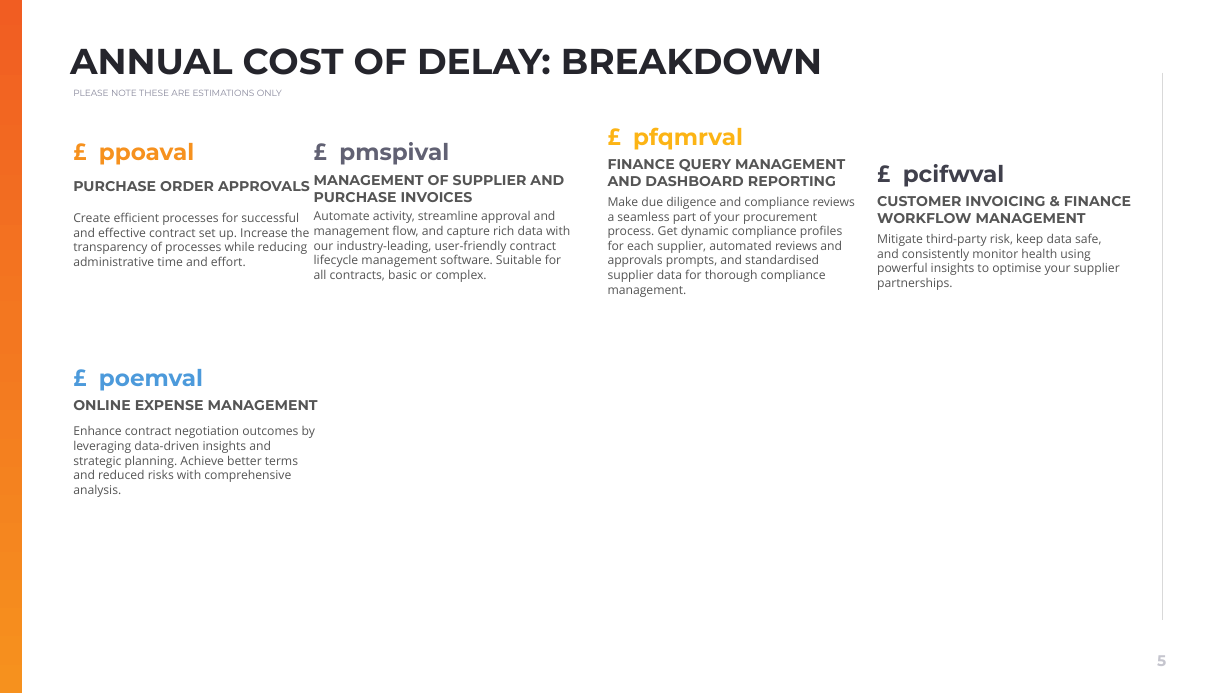
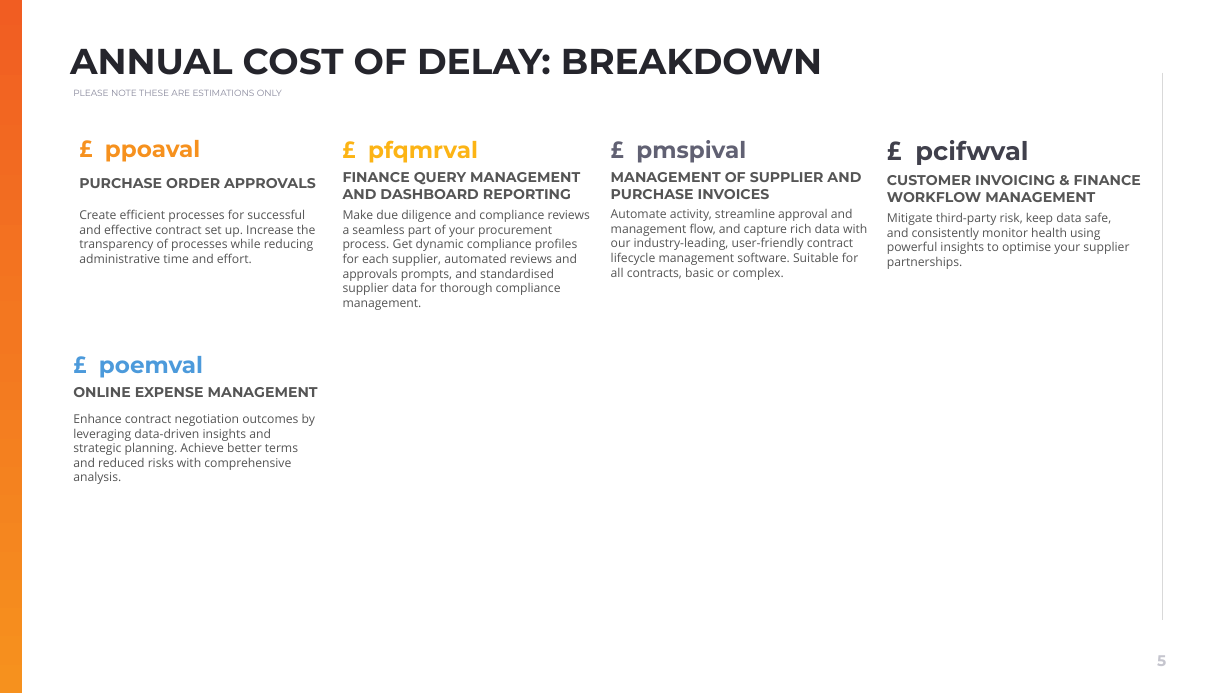
Before and after one commit to muratozdemirpiblo/ppt-api, a slide deck: slide 5 of client.pptx. Drawn at 1232x693 pixels with LibreOffice and Linux fonts; fonts in the diff are those of the drawing; background and template pictures are left out. Boxes give left, top, right and bottom in pixels: in the first picture for what was removed or moved away, otherwise in the second. Text is boxed around its words. In the diff, an @@ line names an element or a change of style, - is before the commit and + after.

```diff
--- a/client.pptx
+++ b/client.pptx
@@ text "£ pmspival" moved from (x1=339, y1=142, x2=449, y2=165) to (x1=636, y1=140, x2=746, y2=163) @@
@@ text "£ pcifwval" moved from (x1=903, y1=164, x2=1005, y2=187) to (x1=915, y1=140, x2=1028, y2=165) @@
@@ text "£ pcifwval" at (x1=915, y1=140, x2=1028, y2=165): size 18 to 20 pt @@
@@ 3 texts moved together from (x1=73, y1=143, x2=310, y2=266) to (x1=79, y1=140, x2=316, y2=263) @@
@@ text "MANAGEMENT OF SUPPLIER AND PURCHASE ..." moved from (x1=314, y1=175, x2=564, y2=202) to (x1=611, y1=172, x2=861, y2=199) @@
@@ text "CUSTOMER INVOICING & FINANCE WORKFLOW ..." moved from (x1=877, y1=196, x2=1131, y2=223) to (x1=887, y1=175, x2=1141, y2=202) @@
@@ 3 texts moved together from (x1=608, y1=127, x2=855, y2=297) to (x1=343, y1=140, x2=590, y2=310) @@
@@ text "Automate activity, streamline approval and ..." moved from (x1=314, y1=211, x2=570, y2=282) to (x1=611, y1=209, x2=867, y2=280) @@
@@ text "Mitigate third-party risk, keep data ..." moved from (x1=877, y1=233, x2=1120, y2=290) to (x1=887, y1=212, x2=1129, y2=269) @@
@@ text "£ poemval" moved from (x1=99, y1=369, x2=203, y2=391) to (x1=99, y1=356, x2=203, y2=378) @@
@@ text "ONLINE EXPENSE MANAGEMENT" moved from (x1=73, y1=400, x2=318, y2=410) to (x1=73, y1=387, x2=318, y2=397) @@
@@ text "Enhance contract negotiation outcomes by ..." moved from (x1=73, y1=426, x2=315, y2=497) to (x1=73, y1=414, x2=315, y2=484) @@
```
Also in this commit, not shown: 1 other slide changed, 2 other files.
